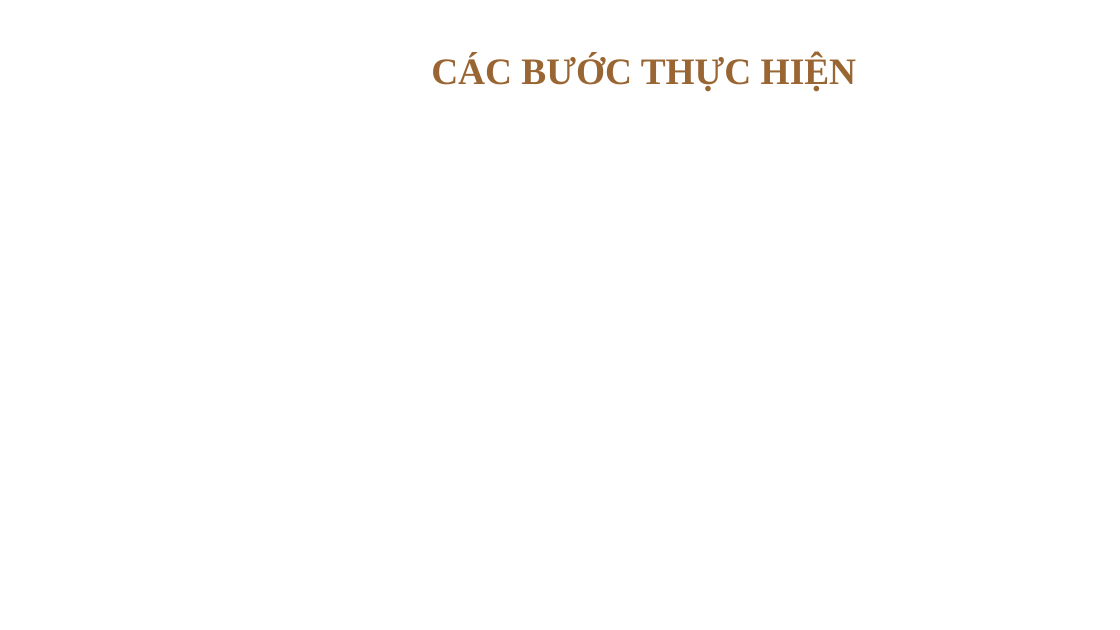
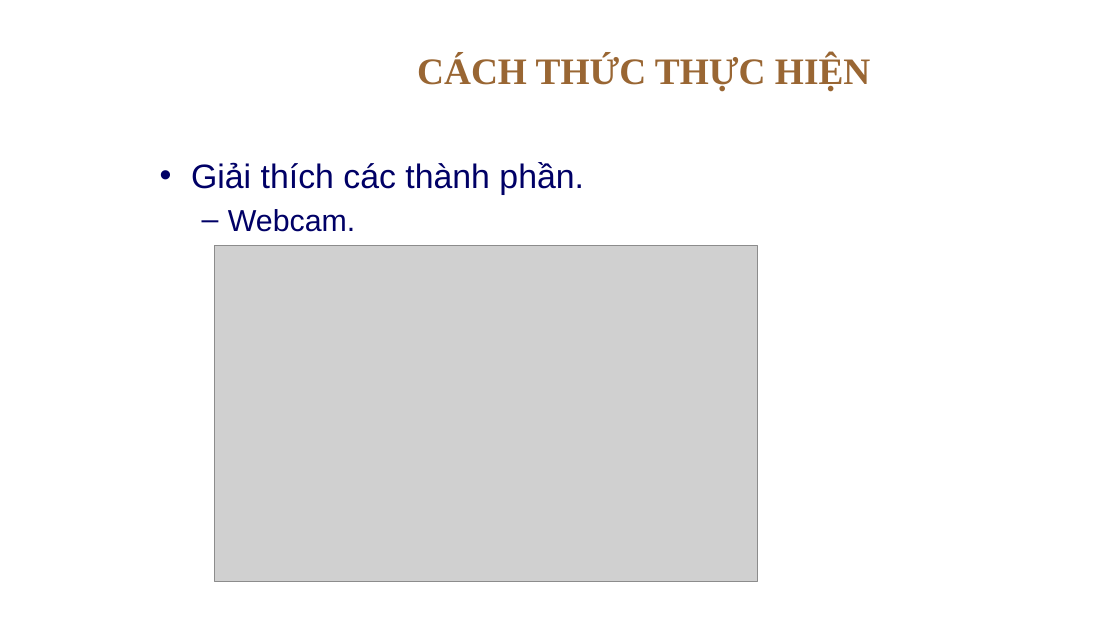
Before and after one commit to nhatduyEE/Master, a slide deck: slide 7 of BaoCao/baoCao.pptx (slide 5 before the commit). Drawn at 1120x630 pixels with LibreOffice and Linux fonts; fonts in the diff are those of the drawing; grey boxes stand for pictures; background and template pictures are left out. Boxes give left, top, right and bottom in pixels: in the first picture for what was removed or moved away, otherwise in the second. Text is boxed around its words. In the diff, an @@ line names an element or a change of style, - is before the commit and + after.

```diff
--- a/BaoCao/baoCao.pptx
+++ b/BaoCao/baoCao.pptx
@@ title at [417, 55, 870, 91]: text changed @@
-CÁC BƯỚC THỰC HIỆN
+CÁCH THỨC THỰC HIỆN
@@ text added at [191, 162, 584, 232], 29 pt, text #000066 @@
+• Giải thích các thành phần.
+  – Webcam.
@@ picture added at [215, 245, 758, 581] @@
```
Also in this commit, not shown: 4 other slides changed, 12 slides added, 7 other files.
